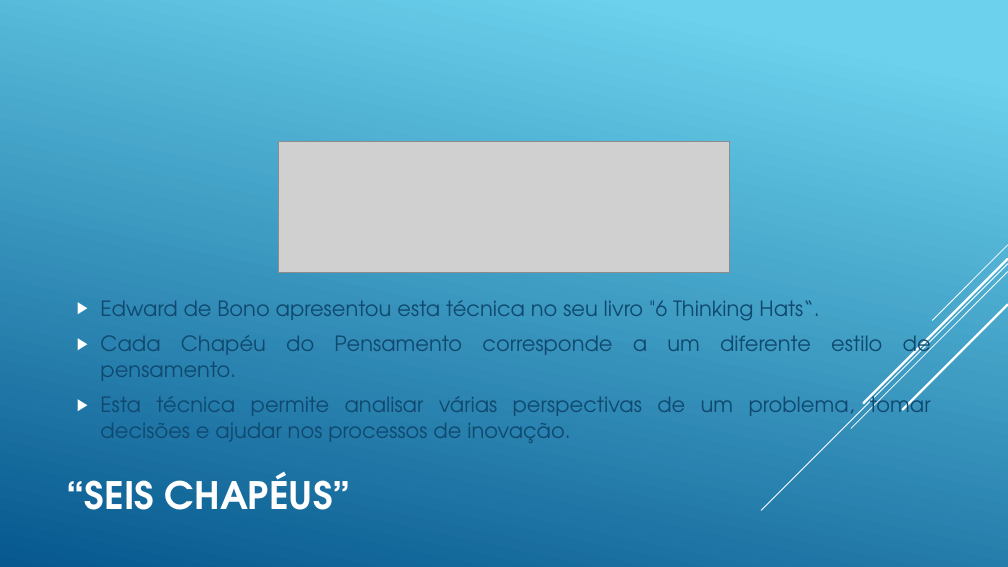
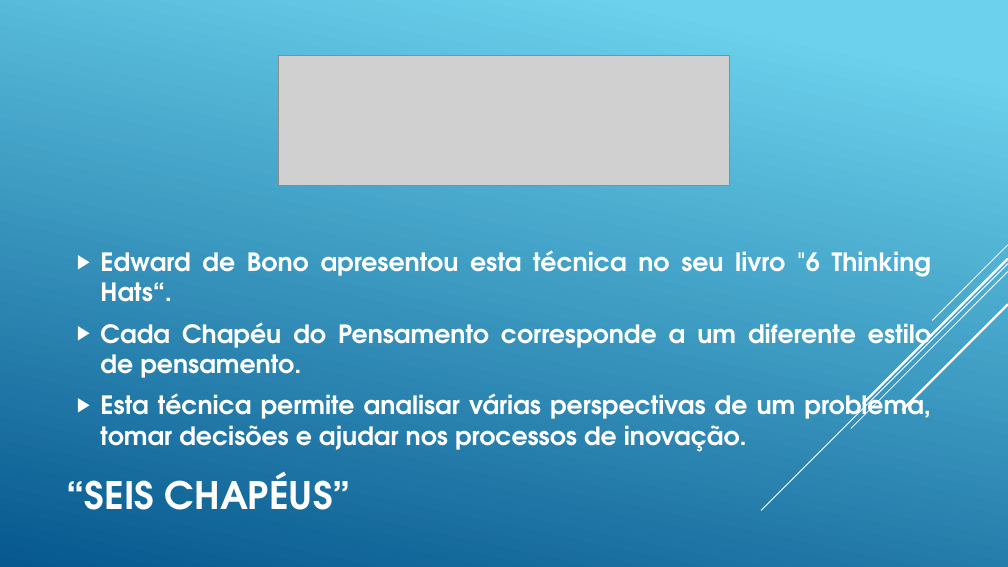
Before and after one commit to dfilitto/AlunosJogosDigitaisSenac, a slide deck: slide 24 of Slides/04 - Tecnicas para a criacao de jogos.pptx. Drawn at 1008x567 pixels with LibreOffice and Linux fonts; fonts in the diff are those of the drawing; grey boxes stand for pictures. Boxes give left, top, right and bottom in pixels: in the first picture for what was removed or moved away, otherwise in the second. Text is boxed around its words. In the diff, an @@ line names an element or a change of style, - is before the commit and + after.

```diff
--- a/Slides/04 - Tecnicas para a criacao de jogos.pptx
+++ b/Slides/04 - Tecnicas para a criacao de jogos.pptx
@@ picture: place and size @@
-picture at (279,141,730,272)
+picture at (279,55,730,186)
@@ text "Edward de Bono apresentou esta ...": place and size @@
-text "Edward de Bono apresentou esta ..." at (100,300,931,443)
+text "Edward de Bono apresentou esta ..." at (100,250,931,452)
@@ text "Edward de Bono apresentou esta ..." at (100,250,931,452): size 20 to 24 pt, text colour #0F496F to #FFFFFF, bold on @@
```
Also in this commit, not shown: 26 other slides changed.
